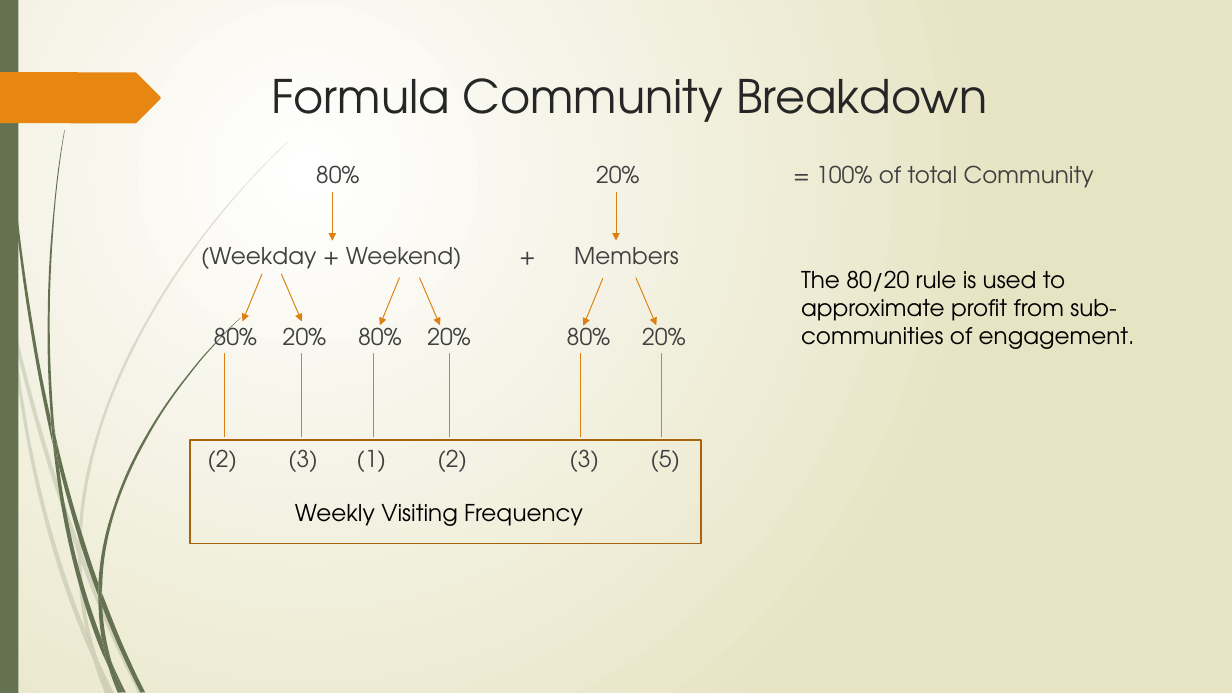
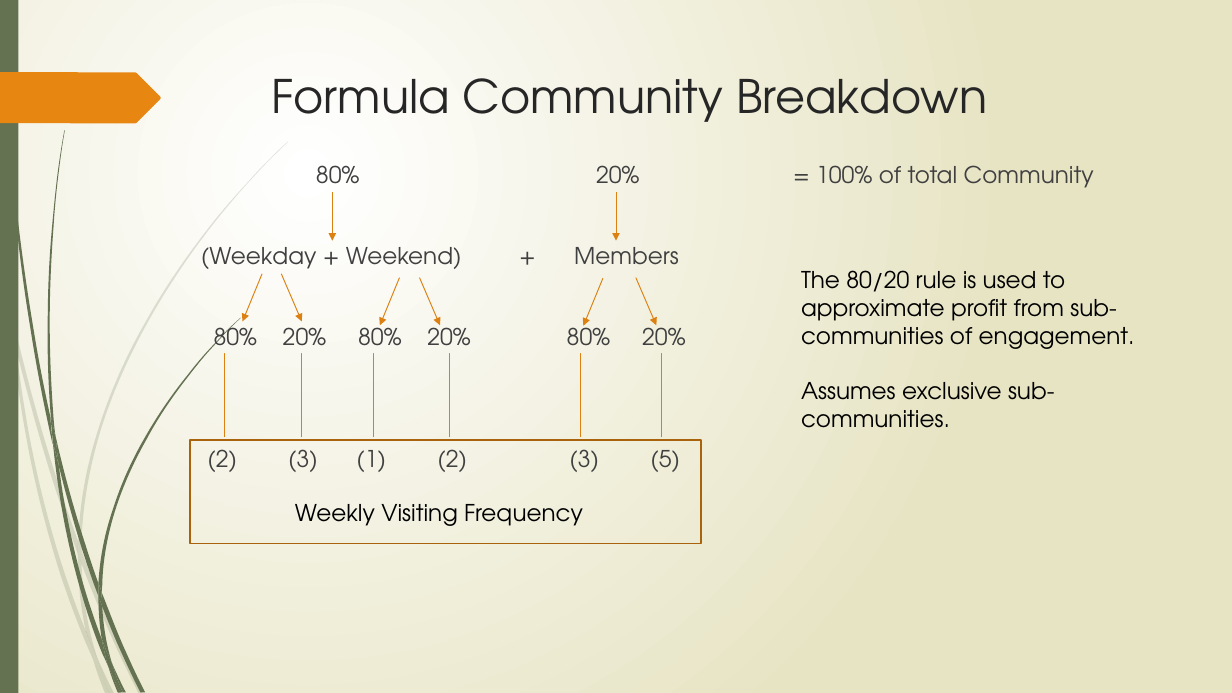
Before and after one commit to tieje/dogen, a slide deck: slide 21 of Presentation/SocialHub_FrancisT_06_23_2020.pptx. Drawn at 1232x693 pixels with LibreOffice and Linux fonts; fonts in the diff are those of the drawing. Boxes give left, top, right and bottom in pixels: in the first picture for what was removed or moved away, otherwise in the second. Text is boxed around its words. In the diff, an @@ line names an element or a change of style, - is before the commit and + after.

```diff
--- a/Presentation/SocialHub_FrancisT_06_23_2020.pptx
+++ b/Presentation/SocialHub_FrancisT_06_23_2020.pptx
@@ text at (801,382,1054,428): paragraph added @@
+Assumes exclusive sub-communities.
```
Also in this commit, not shown: 3 other slides changed.
